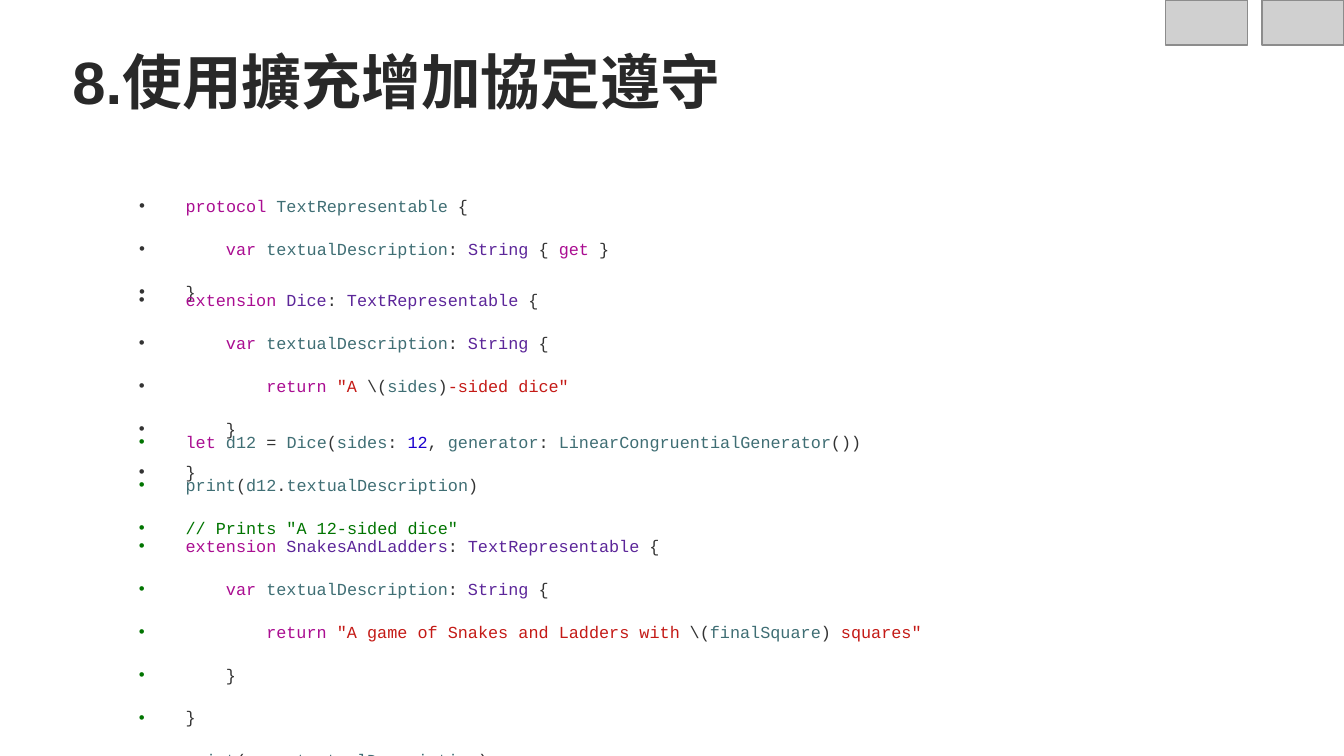
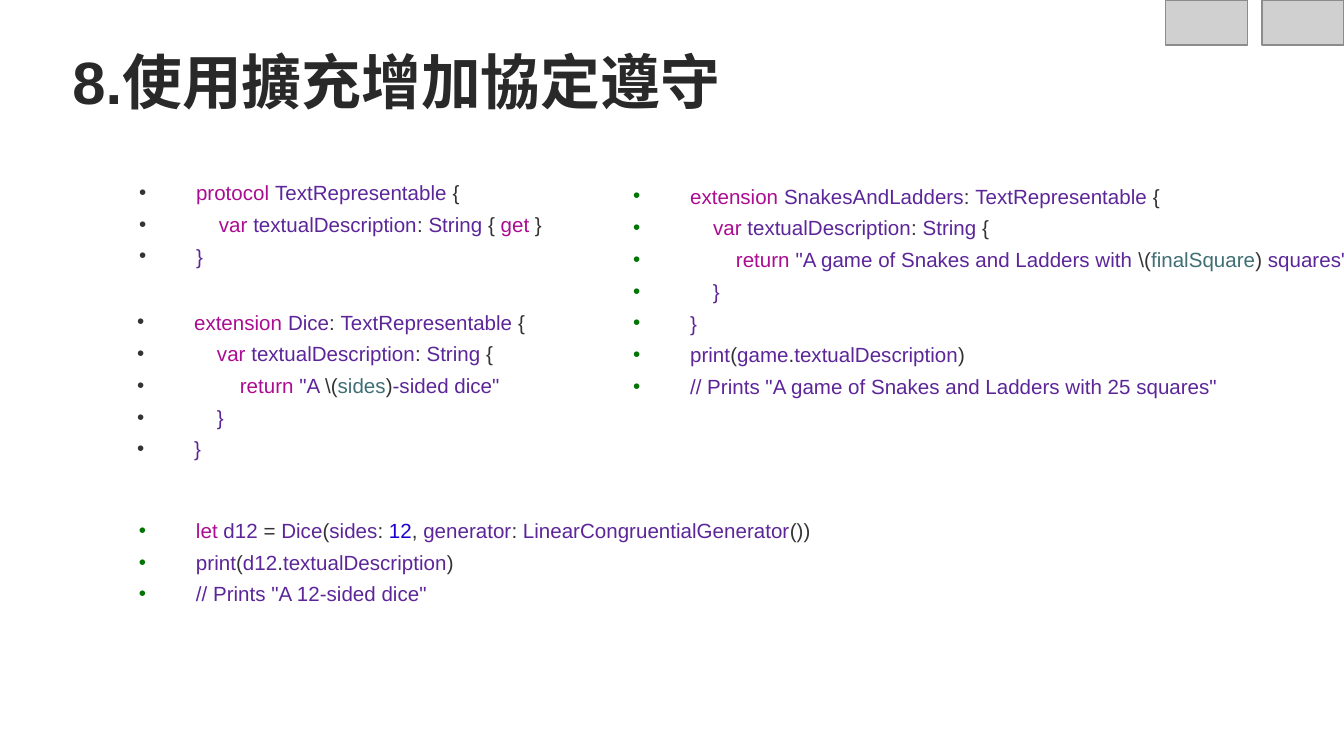
Before and after one commit to roberthsu2003/Iphone1, a slide deck: slide 15 of iOS行動程式基礎開發上架20堂課/第19堂專案練習/swift-協定.pptx. Drawn at 1344x756 pixels with LibreOffice and Linux fonts; fonts in the diff are those of the drawing; grey boxes stand for pictures; background and template pictures are left out. Boxes give left, top, right and bottom in pixels: in the first picture for what was removed or moved away, otherwise in the second. Text is boxed around its words. In the diff, an @@ line names an element or a change of style, - is before the commit and + after.

```diff
--- a/iOS行動程式基礎開發上架20堂課/第19堂專案練習/swift-協定.pptx
+++ b/iOS行動程式基礎開發上架20堂課/第19堂專案練習/swift-協定.pptx
@@ text "protocol TextRepresentable {" at <box>196,185,530,237</box>: size 9 to 11 pt, font Courier New to Arial; text colour #3F6E74 to #5C2699 in "TextRepresentable", "textualDescription:"; text colour #333333 to #5C2699 in "}"; indent changed; line spacing 23pt to 17pt @@
@@ text "extension SnakesAndLadders: TextRepresentable {": place and size @@
-text "extension SnakesAndLadders: TextRepresentable {" at <box>186,539,922,642</box>
+text "extension SnakesAndLadders: TextRepresentable {" at <box>690,189,1344,399</box>
@@ text "extension SnakesAndLadders: TextRepresentable {" at <box>690,189,1344,399</box>: size 9 to 11 pt, font Courier New to Arial; text colour #3F6E74 to #5C2699 in "textualDescription:", "print(game.textualDescription)"; text colour #C41A16 to #5C2699 in ""A game of Snakes and Ladders with ..."; text colour #333333 to #5C2699 in "}", "}"; text colour #007400 to #5C2699 in "// Prints "A game of Snakes and ..."; indent changed; line spacing 23pt to 17pt @@
@@ text "extension Dice: TextRepresentable {": place and size @@
-text "extension Dice: TextRepresentable {" at <box>186,293,568,396</box>
+text "extension Dice: TextRepresentable {" at <box>194,315,512,398</box>
@@ text "extension Dice: TextRepresentable {" at <box>194,315,512,398</box>: size 9 to 11 pt, font Courier New to Arial; text colour #3F6E74 to #5C2699 in "textualDescription:"; text colour #C41A16 to #5C2699 in ""A \(sides)-sided dice""; text colour #333333 to #5C2699 in "}", "}"; indent changed; line spacing 23pt to 17pt @@
@@ text "let d12 = Dice(sides: 12, ...": place and size @@
-text "let d12 = Dice(sides: 12, ..." at <box>186,436,861,540</box>
+text "let d12 = Dice(sides: 12, ..." at <box>196,523,810,601</box>
@@ text "let d12 = Dice(sides: 12, ..." at <box>196,523,810,601</box>: size 9 to 11 pt, font Courier New to Arial; text colour #3F6E74 to #5C2699 in "d12 Dice(sides: generator: LinearCongruentialGenerator())", "print(d12.textualDescription)"; text colour #007400 to #5C2699 in "// Prints "A 12-sided dice""; indent changed; line spacing 23pt to 17pt @@
```
Also in this commit, not shown: 17 other slides changed, 49 other files.
